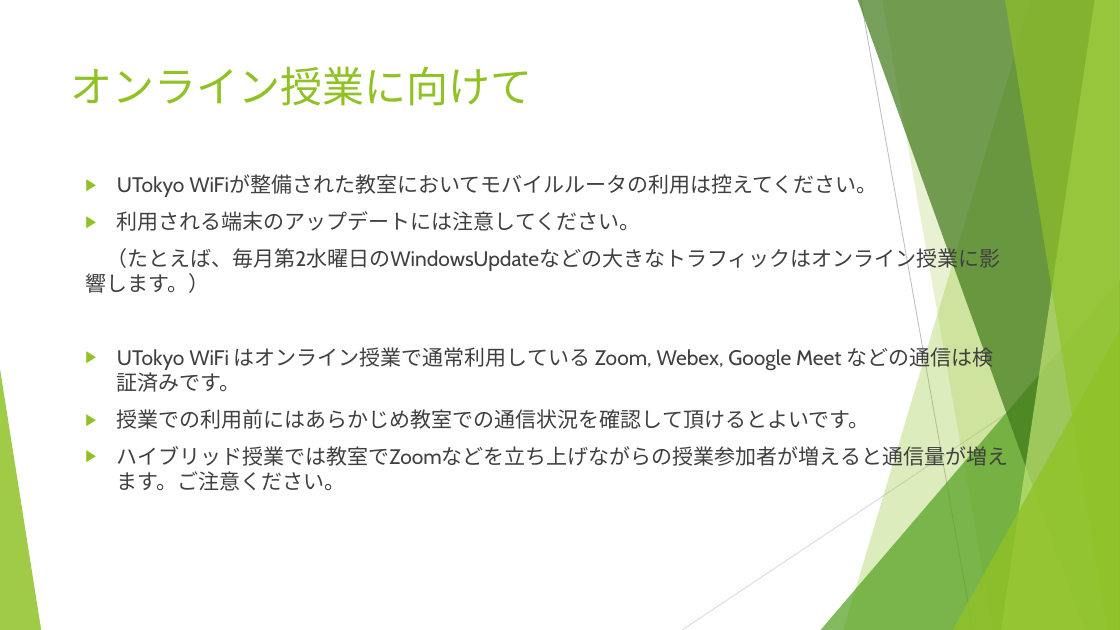
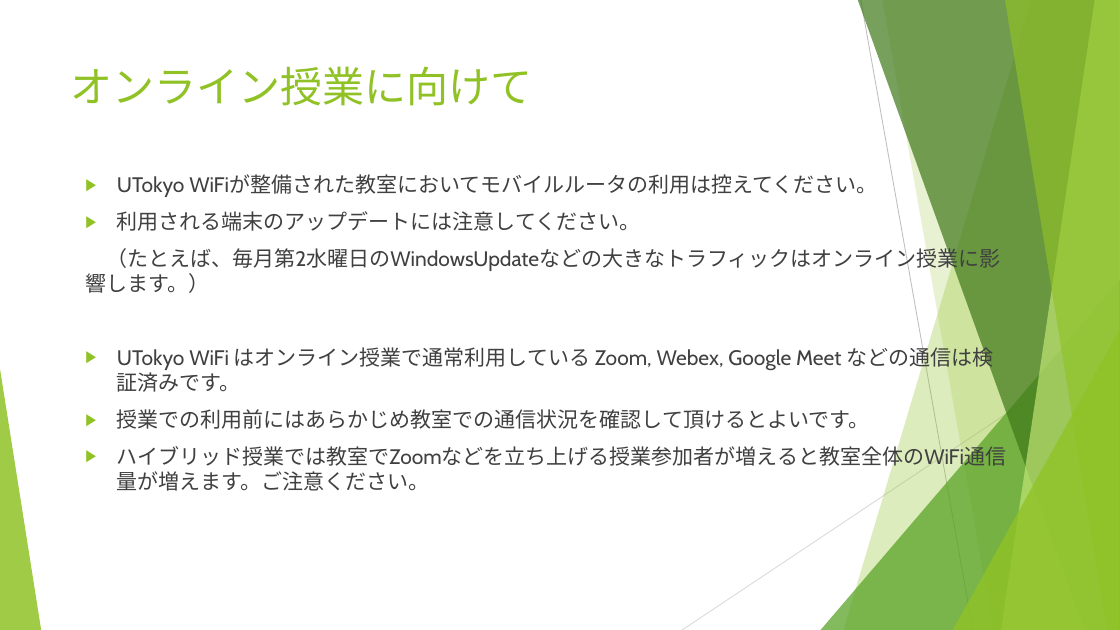
Before and after one commit to utelecon/utelecon.github.io, a slide deck: slide 10 of events/2021-09-15/slides/03-vpn-wifi.pptx. Drawn at 1120x630 pixels with LibreOffice and Linux fonts; fonts in the diff are those of the drawing. Boxes give left, top, right and bottom in pixels: in the first picture for what was removed or moved away, otherwise in the second. Text is boxed around its words. In the diff, an @@ line names an element or a change of style, - is before the commit and + after.

```diff
--- a/events/2021-09-15/slides/03-vpn-wifi.pptx
+++ b/events/2021-09-15/slides/03-vpn-wifi.pptx
@@ text at <box>117,443,1006,491</box>: text changed @@
-▶ ハイブリッド授業では教室でZoomなどを立ち上げながらの授業参加者が増えると通信量が増えます。ご注意ください。
+▶ ハイブリッド授業では教室でZoomなどを立ち上げる授業参加者が増えると教室全体のWiFi通信量が増えます。ご注意ください。
```
Also in this commit, not shown: 9 other slides changed, 1 other file.
